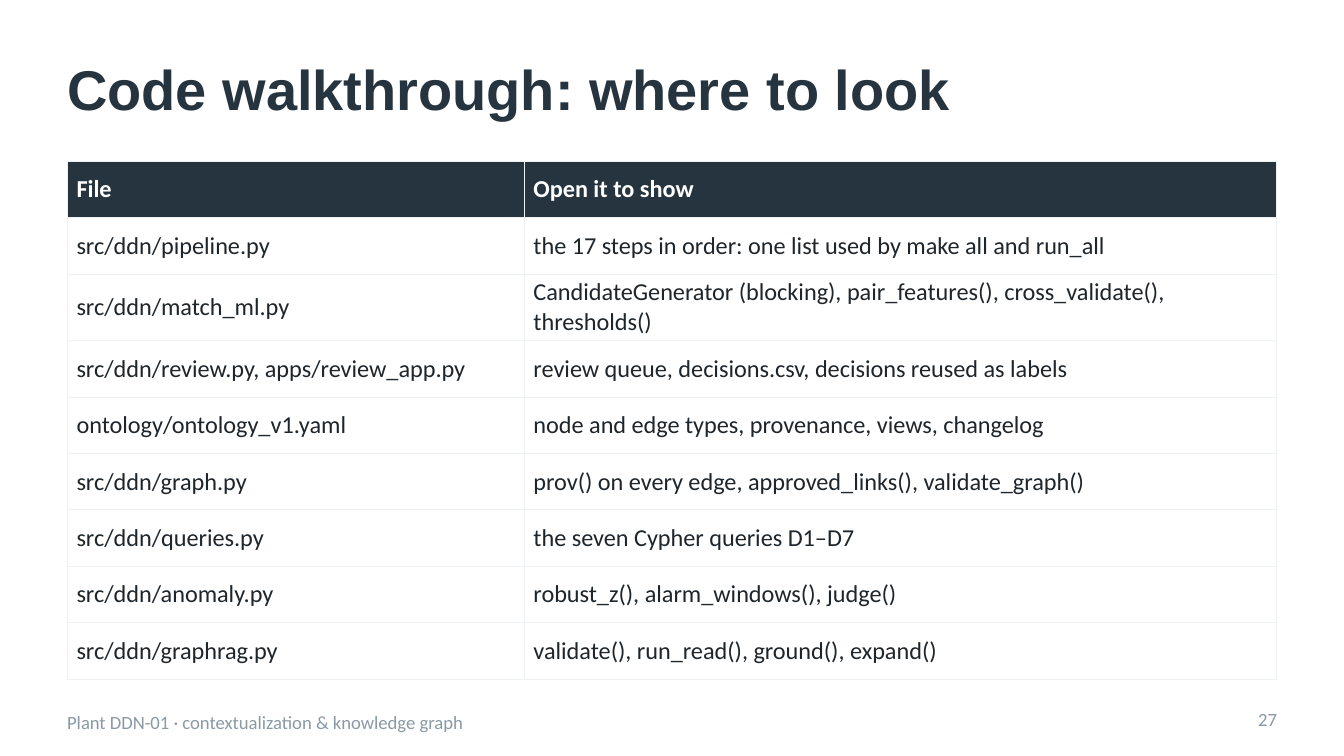
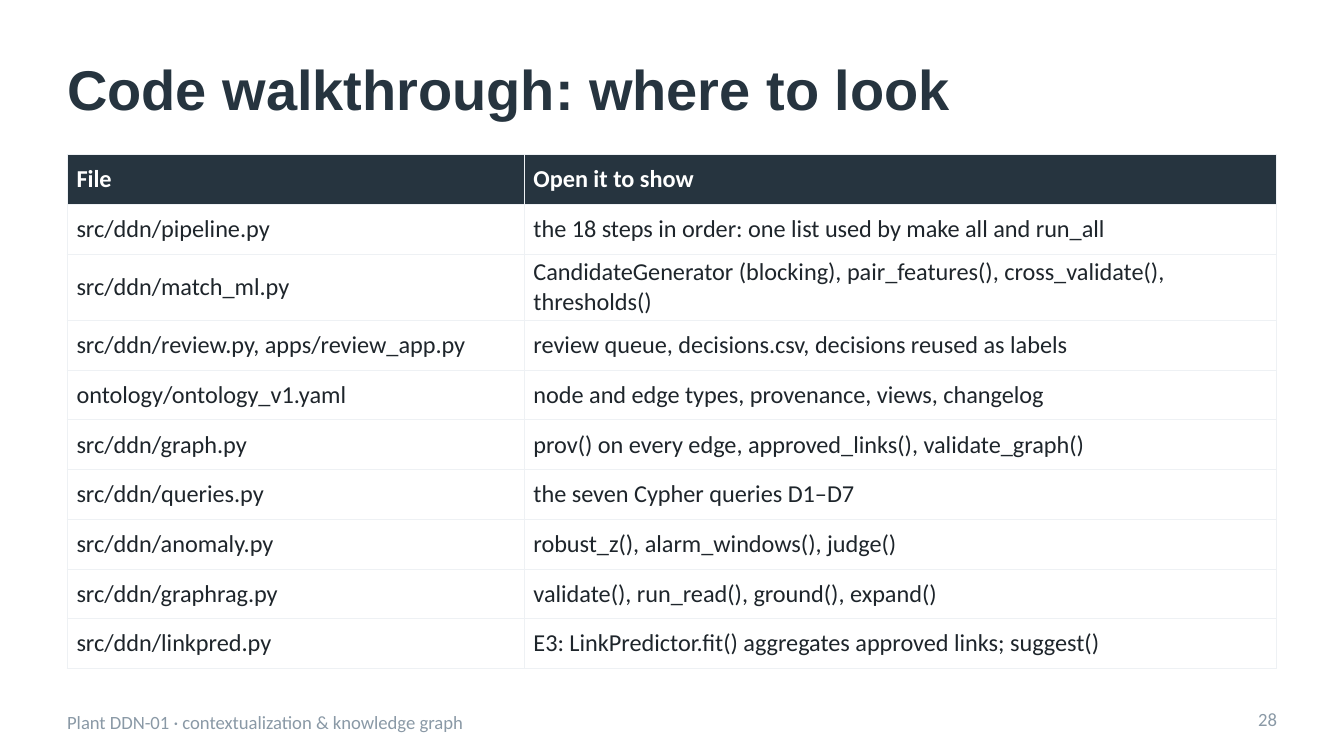
Before and after one commit to akashnegetive/Industrial-AI-Automobile-Manufacturing-Plant, a slide deck: slide 28 of slides/DDN01_interview.pptx (slide 27 before the commit). Drawn at 1344x756 pixels with LibreOffice and Linux fonts; fonts in the diff are those of the drawing. Boxes give left, top, right and bottom in pixels: in the first picture for what was removed or moved away, otherwise in the second. Text is boxed around its words. In the diff, an @@ line names an element or a change of style, - is before the commit and + after.

Commit message:
Three-band confidence gate and E3 link prediction (bonus)
- match_ml.thresholds(): backlog cut-off read from out-of-fold data (top candidate right <= 25%); work orders
  2,846 auto / 70 review / 52 backlog, tags no backlog (low scores were still right)
- Backlog work orders that explain an anomaly are pulled into review; review app gets a Backlog tab
- linkpred.py (E3): asset embeddings by aggregating approved links (GraphSAGE-style mean, no weights);
  hit@1 0.82, hard cases hit@3 0.75; backlog records routed to review with the top 3; SVD first try reported
- Matcher saves out-of-fold predictions for fair comparison; pipeline 18 steps; 102 tests
- Report (12 pages), README, slides (31) and docs updated

```diff
--- a/slides/DDN01_interview.pptx
+++ b/slides/DDN01_interview.pptx
@@ table at <box>67,155,1277,659</box> @@
-row 2, column 2: the 17 steps in order: one list used by make all and run_all
+row 2, column 2: the 18 steps in order: one list used by make all and run_all
+row 10: src/ddn/linkpred.py | E3: LinkPredictor.fit() aggregates approved links; suggest()
@@ table: place and size @@
-table at <box>67,161,1277,667</box>
+table at <box>67,155,1277,659</box>
@@ page number at <box>1258,713,1277,726</box>: text changed @@
-27
+28
```
Also in this commit, not shown: 4 other slides changed, 1 slide added, 22 other files.
